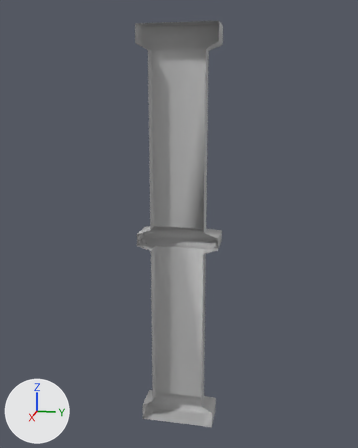
Before and after pictures for a commit that changed the FBX model Assets/Assets/NewAssets/EnvironmentPrision/Floor_Internal_Decoration_Varient_Two_ASSET.fbx.
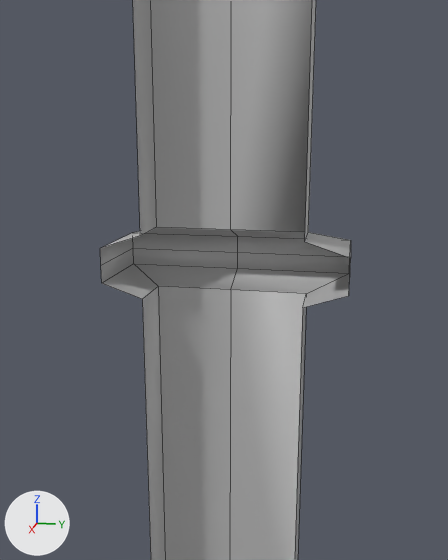
Each version is shown whole from a 50 mm lens placed at (37.49, 118.28, 4.18), pointed at (30.97, 116.98, 2.55), then close up from a 50 mm lens placed at (33.82, 117.54, 2.97), pointed at (31.04, 116.98, 2.28). The lights are fixed; the arrows at lower left show +X, +Y and +Z. The close-ups show mesh edges as thin lines. Where no turn or scale is listed for an object, it has been applied to the vertices. Vertices at the same position are counted once.

Names of what the first close-up shows: 'Floor_Internal_Decoration_Varient_Two_ASSET'.
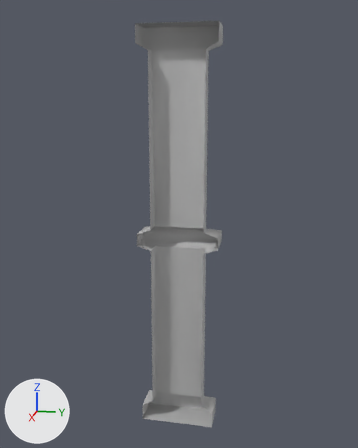
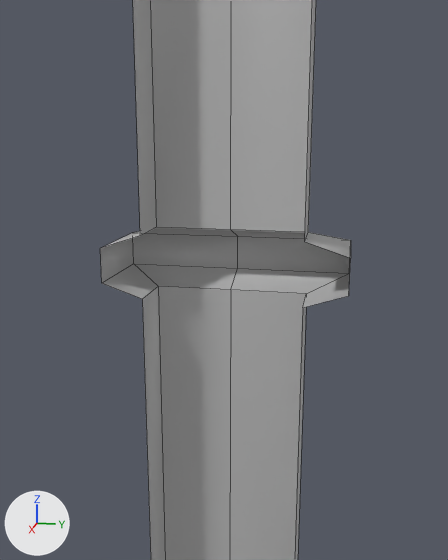
The newer file is also turned or shifted as a whole; pictures and numbers use the older file's frame.

What differs and where, as boxes [x1, y1, x2, y2] in the close-ups (448 x 560 px):
part 1 of me_mesh, cut back
    both: [100, 233, 351, 283]

The change, as a diff of the scene's bpy script:
```diff
--- a/Assets/Assets/NewAssets/EnvironmentPrision/Floor_Internal_Decoration_Varient_Two_ASSET.fbx.py
+++ b/Assets/Assets/NewAssets/EnvironmentPrision/Floor_Internal_Decoration_Varient_Two_ASSET.fbx.py
@@ me_mesh @@
 # used by ob_floor_internal_decoration_varient_two_asset; location = (31.017, 117.003, 2.365)
-me_mesh.from_pydata(...)  # 67 vertices, 52 faces; spans x -0.22..0.22, y -0.55..0.55, z -2.75..2.75
+me_mesh.from_pydata(...)  # 62 vertices, 48 faces; spans x -0.22..0.22, y -0.55..0.55, z -2.75..2.75
+# me_mesh part 1
+# 5 vertices are removed from x -0.22..0.22, y -0.55..0.55, z 0.0
+# 8 faces are deleted
+# 4 new faces join them
 me_mesh.materials.append(mat_lambert1)
```
